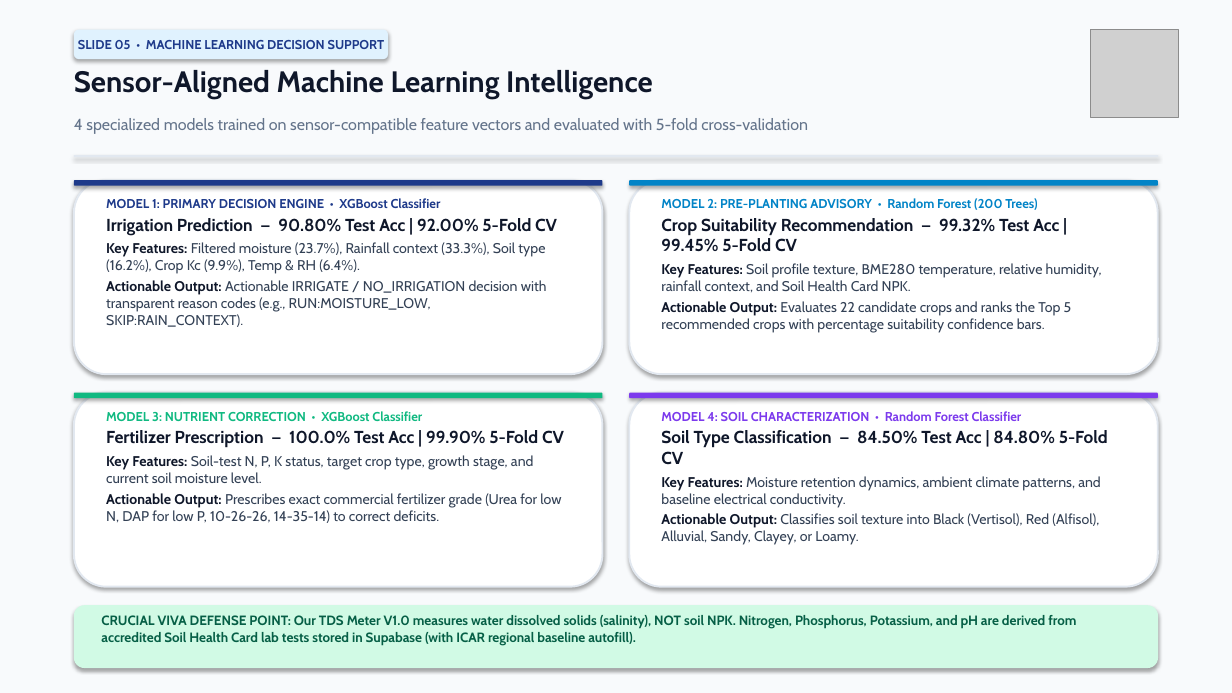
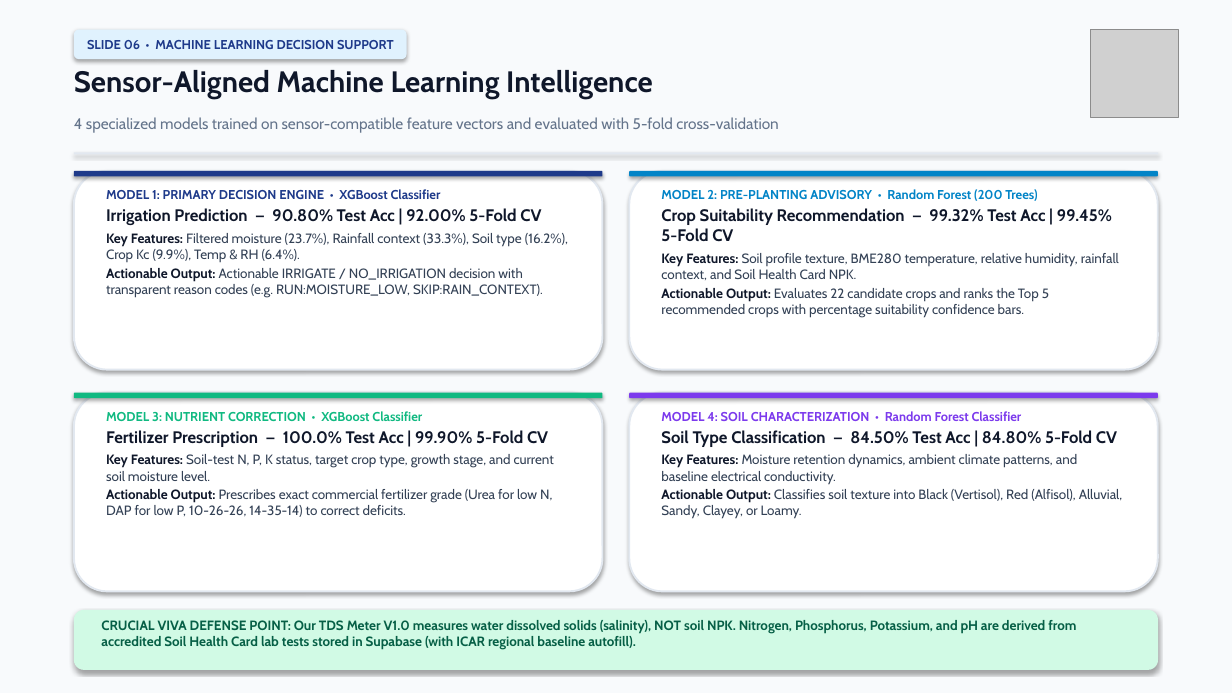
Before and after one commit to gauravhadavale07/TerraFlow_BioAI, a slide deck: slide 6 of TerraFlow_BioAI_Final_Presentation.pptx (slide 5 before the commit). Drawn at 1232x693 pixels with LibreOffice and Linux fonts; fonts in the diff are those of the drawing; grey boxes stand for pictures. Boxes give left, top, right and bottom in pixels: in the first picture for what was removed or moved away, otherwise in the second. Text is boxed around its words. In the diff, an @@ line names an element or a change of style, - is before the commit and + after.

```diff
--- a/TerraFlow_BioAI_Final_Presentation.pptx
+++ b/TerraFlow_BioAI_Final_Presentation.pptx
@@ rounded rectangle "SLIDE 06 • MACHINE LEARNING ...": place and size @@
-rounded rectangle "SLIDE 06 • MACHINE LEARNING ..." at [74, 30, 388, 59]
+rounded rectangle "SLIDE 06 • MACHINE LEARNING ..." at [74, 30, 407, 59]
@@ text in rounded rectangle at [87, 40, 394, 49]: text changed @@
-SLIDE 05 • MACHINE LEARNING DECISION SUPPORT
+SLIDE 06 • MACHINE LEARNING DECISION SUPPORT
@@ text "4 specialized models trained on ..." at [74, 117, 778, 133]: size 12.5 to 12 pt @@
@@ rounded rectangle: place and size @@
-rounded rectangle at [74, 180, 603, 374]
+rounded rectangle at [74, 171, 603, 370]
@@ rounded rectangle: place and size @@
-rounded rectangle at [74, 180, 603, 186]
+rounded rectangle at [74, 171, 603, 177]
@@ rounded rectangle: place and size @@
-rounded rectangle at [629, 180, 1158, 374]
+rounded rectangle at [629, 171, 1158, 370]
@@ rounded rectangle: place and size @@
-rounded rectangle at [629, 180, 1158, 186]
+rounded rectangle at [629, 171, 1158, 177]
@@ text "MODEL 1: PRIMARY DECISION ENGINE ...": place and size @@
-text "MODEL 1: PRIMARY DECISION ENGINE ..." at [106, 198, 557, 327]
+text "MODEL 1: PRIMARY DECISION ENGINE ..." at [106, 189, 568, 297]
@@ text at [106, 208, 568, 262]: size 13.5 to 13 pt in "Irrigation Prediction — 90.80% Test Acc | ..."; size 11 to 10.5 pt in "Key Features: Filtered moisture (23.7%), Rainfall context ..." @@
@@ text "MODEL 2: PRE-PLANTING ADVISORY • ...": place and size @@
-text "MODEL 2: PRE-PLANTING ADVISORY • ..." at [661, 198, 1102, 333]
+text "MODEL 2: PRE-PLANTING ADVISORY • ..." at [661, 189, 1119, 317]
@@ text at [661, 208, 1119, 317]: size 13.5 to 13 pt in "Crop Suitability Recommendation — 99.32% Test Acc ..."; size 11 to 10.5 pt in "Key Features: Soil profile texture, BME280 temperature, ...", "Actionable Output: Evaluates 22 candidate crops and ..."; less space between paragraphs @@
@@ text at [106, 268, 543, 297]: text changed; size 11 to 10.5 pt @@
-Actionable Output: Actionable IRRIGATE / NO_IRRIGATION decision with transparent reason codes (e.g., RUN:MOISTURE_LOW, SKIP:RAIN_CONTEXT).
+Actionable Output: Actionable IRRIGATE / NO_IRRIGATION decision with transparent reason codes (e.g. RUN:MOISTURE_LOW, SKIP:RAIN_CONTEXT).
@@ rounded rectangle: place and size @@
-rounded rectangle at [74, 393, 603, 587]
+rounded rectangle at [74, 393, 603, 592]
@@ rounded rectangle: place and size @@
-rounded rectangle at [629, 393, 1158, 587]
+rounded rectangle at [629, 393, 1158, 592]
@@ text at [106, 430, 554, 517]: size 13.5 to 13 pt in "Fertilizer Prescription — 100.0% Test Acc | ..."; size 11 to 10.5 pt in "Key Features: Soil-test N, P, K status, ...", "Actionable Output: Prescribes exact commercial fertilizer gr ..."; less space between paragraphs @@
@@ text at [661, 430, 1122, 519]: size 13.5 to 13 pt in "Soil Type Classification — 84.50% Test Acc ..."; size 11 to 10.5 pt in "Key Features: Moisture retention dynamics, ambient climate ...", "Actionable Output: Classifies soil texture into Black ..."; less space between paragraphs @@
@@ rounded rectangle: place and size @@
-rounded rectangle at [74, 605, 1158, 668]
+rounded rectangle at [74, 610, 1158, 670]
@@ text "CRUCIAL VIVA DEFENSE POINT: Our ...": place and size @@
-text "CRUCIAL VIVA DEFENSE POINT: Our ..." at [101, 615, 1076, 645]
+text "CRUCIAL VIVA DEFENSE POINT: Our ..." at [101, 620, 1076, 650]
```
Also in this commit, not shown: 3 other slides changed, 4 slides added, 2 slides removed, 13 other files.
